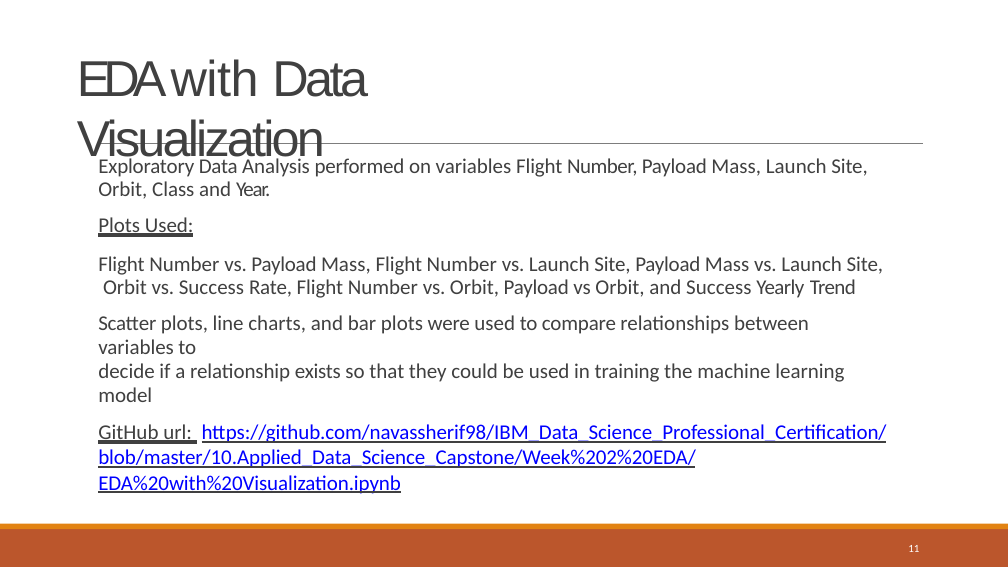
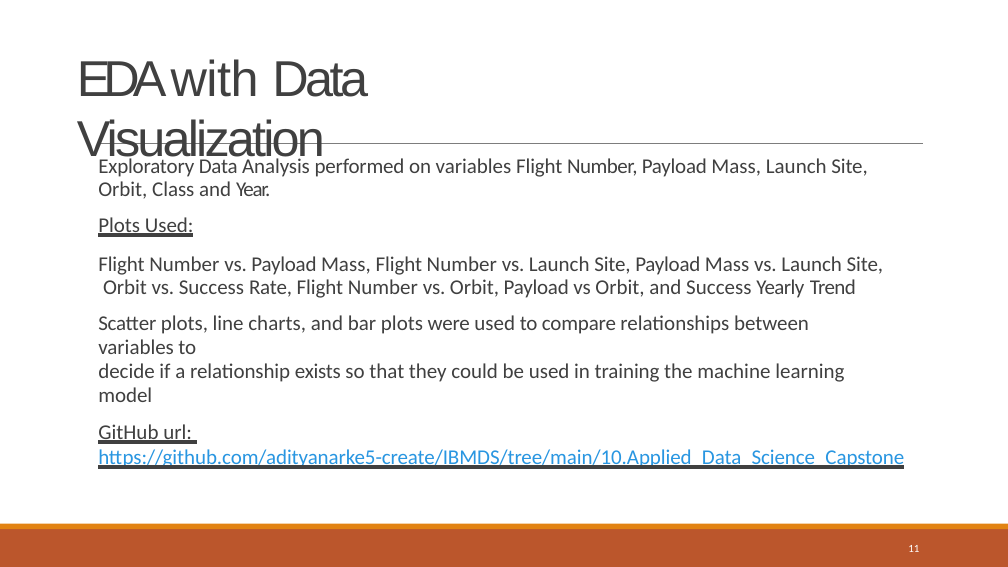
Before and after one commit to adityanarke5-create/IBMDS, a slide deck: slide 11 of 10.Applied_Data_Science_Capstone/Week 5 Present Your Data-Driven Insights/Data Science Journey.pptx. Drawn at 1008x567 pixels with LibreOffice and Linux fonts; fonts in the diff are those of the drawing. Boxes give left, top, right and bottom in pixels: in the first picture for what was removed or moved away, otherwise in the second. Text is boxed around its words. In the diff, an @@ line names an element or a change of style, - is before the commit and + after.

```diff
--- a/10.Applied_Data_Science_Capstone/Week 5 Present Your Data-Driven Insights/Data Science Journey.pptx
+++ b/10.Applied_Data_Science_Capstone/Week 5 Present Your Data-Driven Insights/Data Science Journey.pptx
@@ text at bbox=[98, 424, 904, 469]: text changed; text colour #0000FF to #2996E1 @@
-GitHub url: https://github.com/navassherif98/IBM_Data_Science_Professional_Certification/blob/master/10.Applied_Data_Science_Capstone/Week%202%20EDA/EDA%20with%20Visualization.ipynb
+GitHub url: https://github.com/adityanarke5-create/IBMDS/tree/main/10.Applied_Data_Science_Capstone
```
Also in this commit, not shown: 9 other slides changed.
